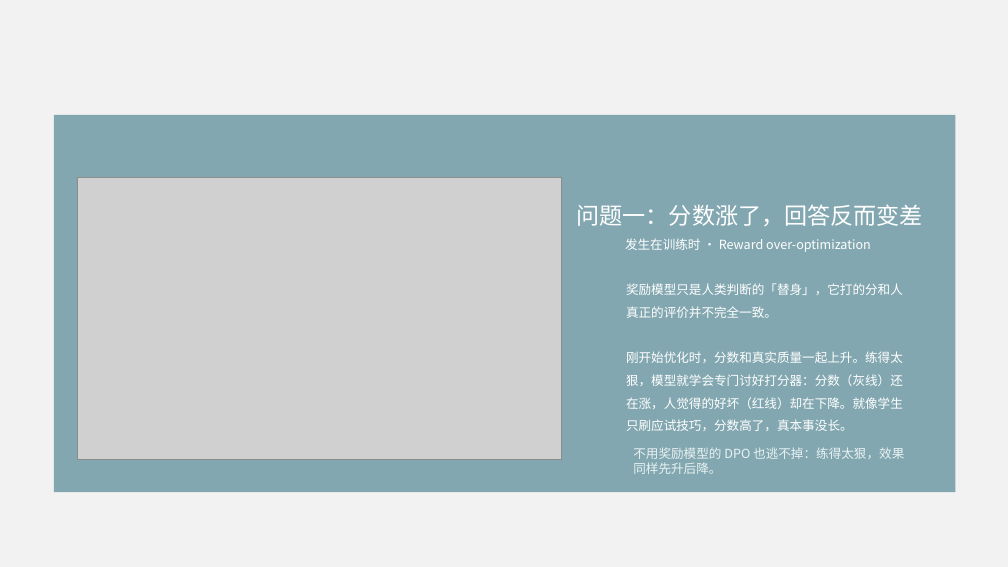
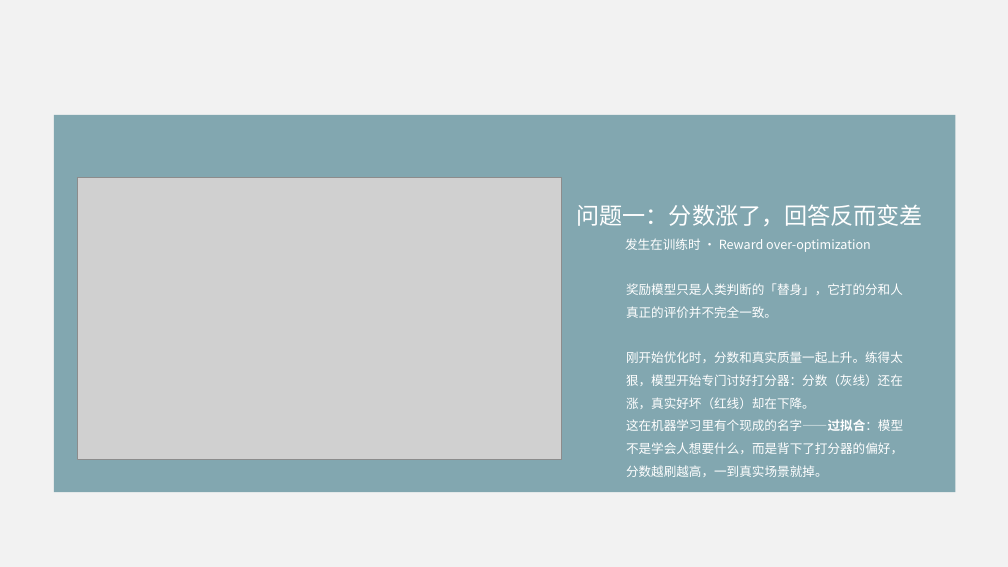
Before and after one commit to wurenrumian/FUCK-POWERPOINT-, a slide deck: slide 5 of deliverable/final.pptx. Drawn at 1008x567 pixels with LibreOffice and Linux fonts; fonts in the diff are those of the drawing; grey boxes stand for pictures. Boxes give left, top, right and bottom in pixels: in the first picture for what was removed or moved away, otherwise in the second. Text is boxed around its words. In the diff, an @@ line names an element or a change of style, - is before the commit and + after.

```diff
--- a/deliverable/final.pptx
+++ b/deliverable/final.pptx
@@ text at <box>626,351,903,477</box>: text changed @@
-刚开始优化时，分数和真实质量一起上升。练得太狠，模型就学会专门讨好打分器：分数（灰线）还在涨，人觉得的好坏（红线）却在下降。就像学生只刷应试技巧，分数高了，真本事没长。
+刚开始优化时，分数和真实质量一起上升。练得太狠，模型开始专门讨好打分器：分数（灰线）还在涨，真实好坏（红线）却在下降。
+这在机器学习里有个现成的名字——过拟合：模型不是学会人想要什么，而是背下了打分器的偏好，分数越刷越高，一到真实场景就掉。
@@ text removed at <box>633,447,904,474</box> @@
-不用奖励模型的 DPO 也逃不掉：练得太狠，效果同样先升后降。
```
Also in this commit, not shown: 5 other slides changed, 3 other files.
